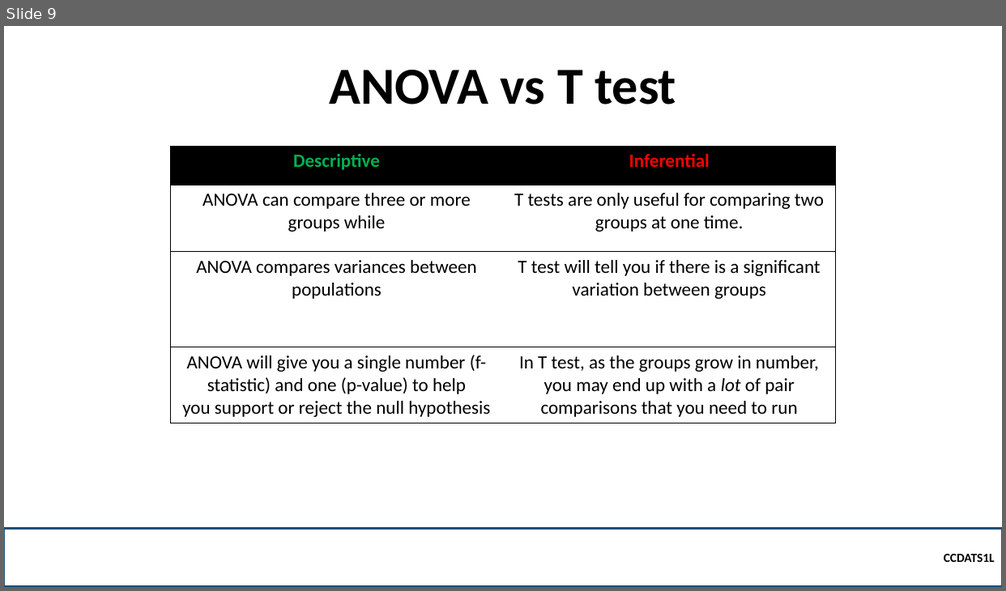
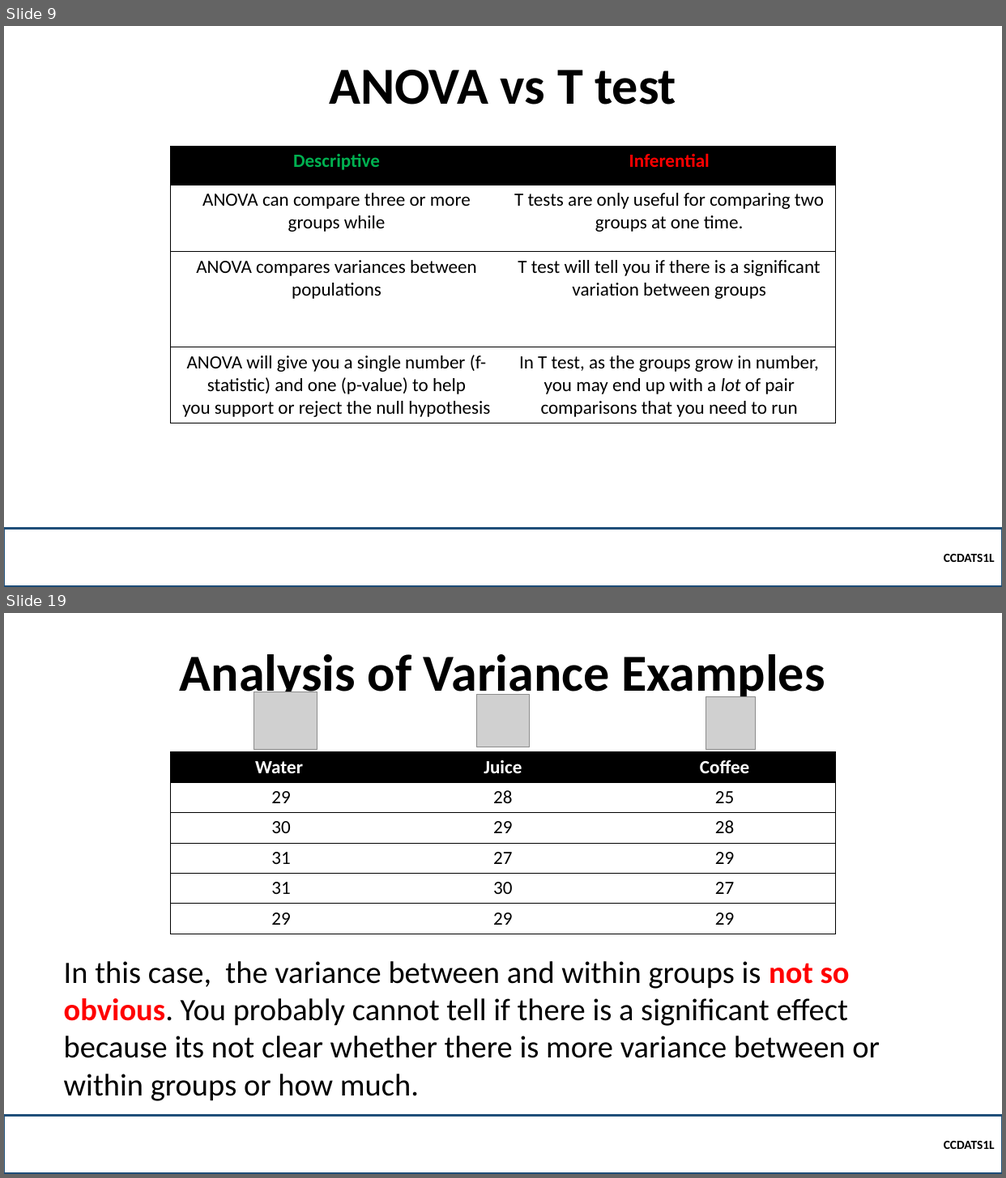
Before and after one commit to robitussin/CCDATS1L, a slide deck: week 10/Analysis of Variance.pptx. Shown one above the other, each under a label of ours: slide 9 before the commit, slides 9 and 19 after it; the slides between them are not shown. The pictures are 1006x591 and 1006x1178 pixels, drawn with LibreOffice and Linux fonts; fonts in the diff are those of the drawing; grey boxes stand for pictures; background and template pictures are left out. Boxes give left, top, right and bottom in pixels: in the first picture for what was removed or moved away, otherwise in the second. Text is boxed around its words. In the diff, an @@ line names an element or a change of style, - is before the commit and + after.

```diff
--- a/week 10/Analysis of Variance.pptx
+++ b/week 10/Analysis of Variance.pptx
@@ slide 19 added at (4,613,1002,1174), background picture (left out) @@
@@ title added at (180,654,825,703), 50 pt, text #000000, bold @@
+Analysis of Variance Examples
@@ picture added at (254,692,317,749) @@
@@ picture added at (476,694,530,747) @@
@@ picture added at (706,697,756,750) @@
@@ table added at (170,752,835,934), 6 rows, 3 columns @@
+Water | Juice | Coffee
+29 | 28 | 25
+30 | 29 | 28
+31 | 27 | 29
+31 | 30 | 27
+29 | 29 | 29
@@ text added at (64,961,880,1101), 30 pt, text #000000 @@
+In this case, the variance between and within groups is not so obvious. You probably cannot tell if there is a significant effect because its not clear whether there is more variance between or within groups or how much.
@@ rectangle added at (4,1115,1002,1174), outline #1F4E79 2.25 pt, 12 pt, text #000000, bold @@
+  CCDATS1L
```
Also in this commit, not shown: 1 slide changed, 16 other slides added, 2 other files.
